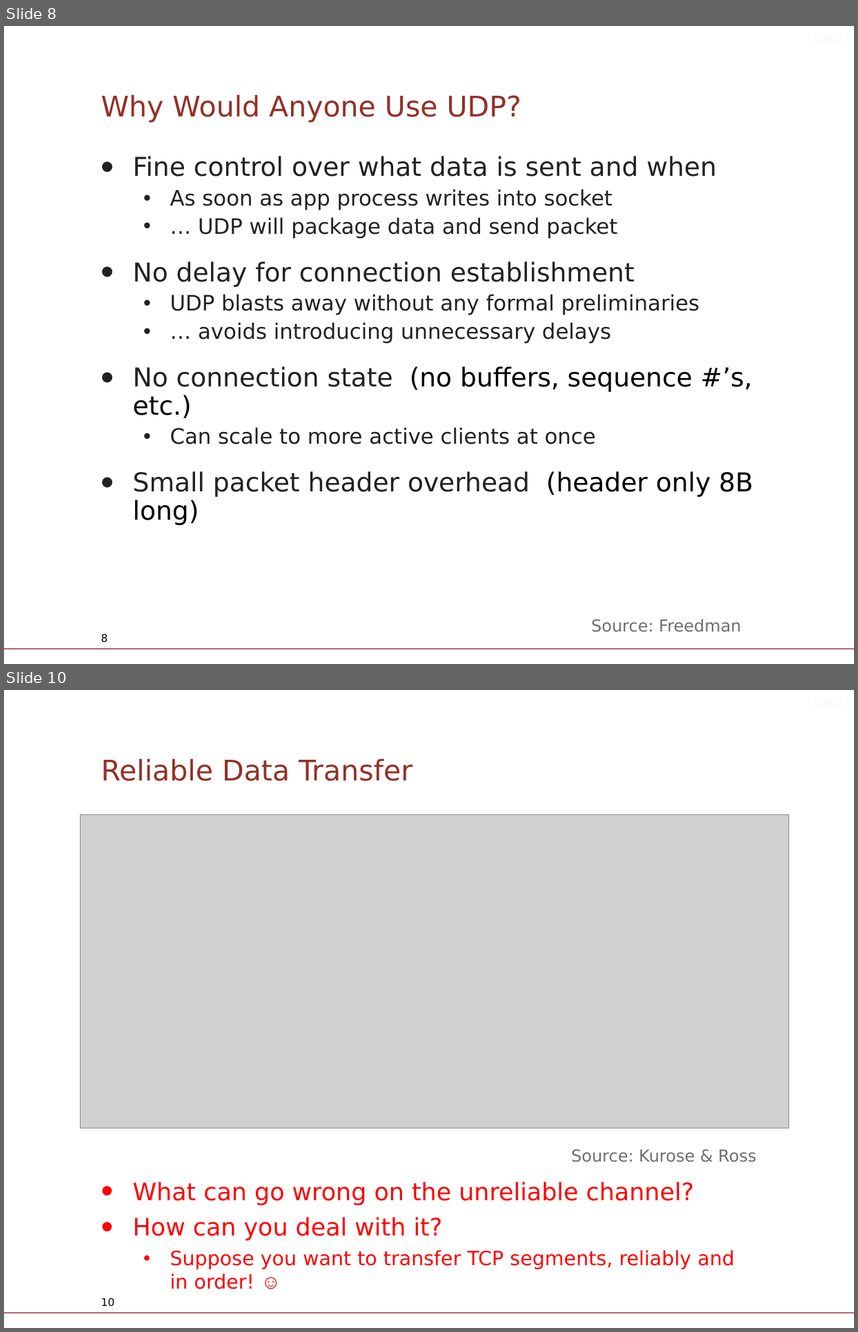
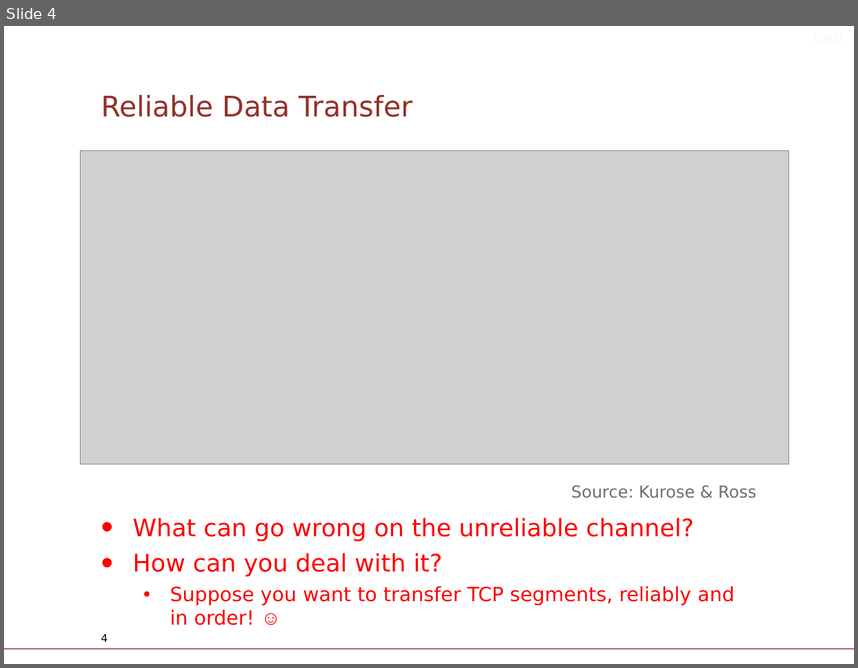
Before and after one commit to Legenden84/compSys-e2022-pub_fork, a slide deck: lectures/221109_tcp_and_reliable_communication/slides.odp. Shown one above the other, each under a label of ours: slides 8 and 10 before the commit, slide 4 after it; the slides between them are not shown. The pictures are 858x1332 and 858x668 pixels, drawn with LibreOffice and Linux fonts; fonts in the diff are those of the drawing; grey boxes stand for pictures; background and template pictures are left out. Boxes give left, top, right and bottom in pixels: in the first picture for what was removed or moved away, otherwise in the second. Text is boxed around its words. In the diff, an @@ line names an element or a change of style, - is before the commit and + after.

```diff
--- a/lectures/221109_tcp_and_reliable_communication/slides.odp
+++ b/lectures/221109_tcp_and_reliable_communication/slides.odp
@@ slide 8 removed at [4, 26, 854, 664], background #FFFFFF; not listed: 1 template element that a slide beside it also shows @@
@@ text removed at [270, 26, 851, 51] @@
-DIKU
@@ title removed at [101, 94, 522, 123] @@
-Why Would Anyone Use UDP?
@@ text removed at [133, 156, 753, 525] @@
-• Fine control over what data is sent and when
-  • As soon as app process writes into socket
-  • … UDP will package data and send packet
-• No delay for connection establishment
-  • UDP blasts away without any formal preliminaries
-  • … avoids introducing unnecessary delays
-• No connection state (no buffers, sequence #’s, etc.)
-  • Can scale to more active clients at once
-• Small packet header overhead (header only 8B long)
@@ text removed at [591, 619, 741, 632] @@
-Source: Freedman
@@ page number removed at [101, 633, 108, 642] @@
-8
@@ what was slide 10 is now slide 4 @@
@@ page number at [101, 633, 108, 641]: text changed @@
-10
+4
```
Also in this commit, not shown: 9 slides changed, 5 other slides removed, 1 other file.
